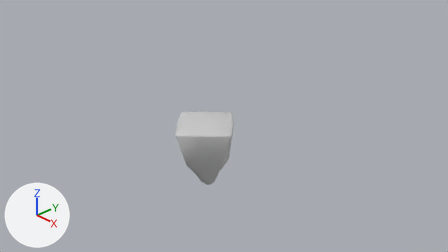
The Blender file MapMakingStage1/Assets/User/Yanase/Models/Square.blend as it was, and as the next commit left it.
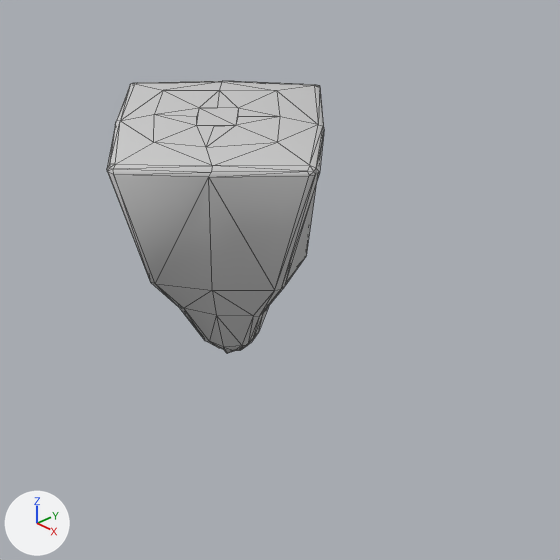
There are two pictures of each version: one from the file's camera 'Camera', one close up on the part from 33% to 66% of the width and 36% to 96% of the height. Every picture has the same lights, and +X, +Y and +Z are marked at lower left. The close-ups show mesh edges as thin lines.

The first close-up shows 'HexSquare'.
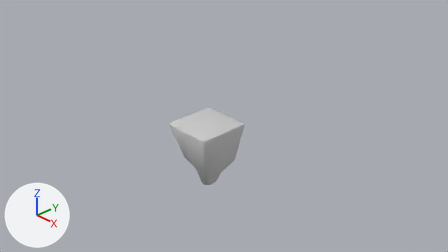
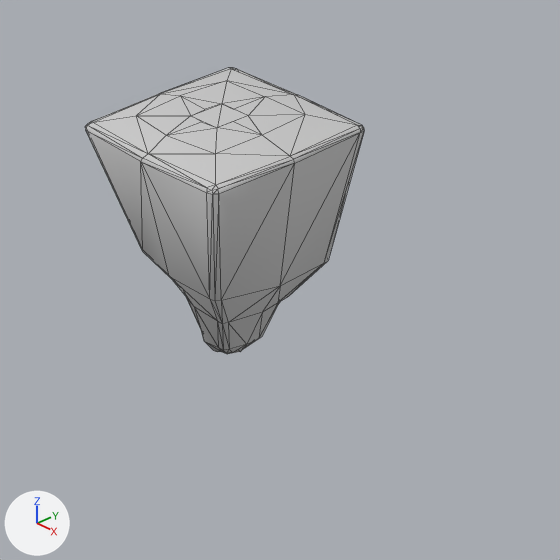
The change, as a diff of the scene's bpy script:
```diff
--- a/MapMakingStage1/Assets/User/Yanase/Models/Square.blend.py
+++ b/MapMakingStage1/Assets/User/Yanase/Models/Square.blend.py
@@ me_untitled @@
 # used by ob_hexsquare; location = (0.0, 0.0, 0.0)
-me_untitled.from_pydata(...)  # 146 vertices, 288 faces; spans x -0.85..0.82, y -0.86..0.83, z -1.09..0.55
+me_untitled.from_pydata(...)  # 146 vertices, 288 faces; spans x -0.63..0.63, y -0.63..0.64, z -1.09..0.55
+# me_untitled part 1: 146 of 146 vertices moved; they spanned x -0.85..0.82, y -0.86..0.83, z -1.09..0.55 and now span x -0.63..0.63, y -0.63..0.64, z -1.09..0.55; mean shift (0.04, 0.0, 0.0); largest move (-0.85, -0.02, 0.46) -> (-0.59, 0.61, 0.46)
 me_untitled.materials.append(mat_hexsquare_wire_154185229)
```

Location of each change, (x1, y1, x2, y2) in pixels of the close-ups (560 x 560 px):
'HexSquare', reshaped (28% wider)
    before: (107, 81, 324, 353)
    after: (85, 68, 364, 354)
